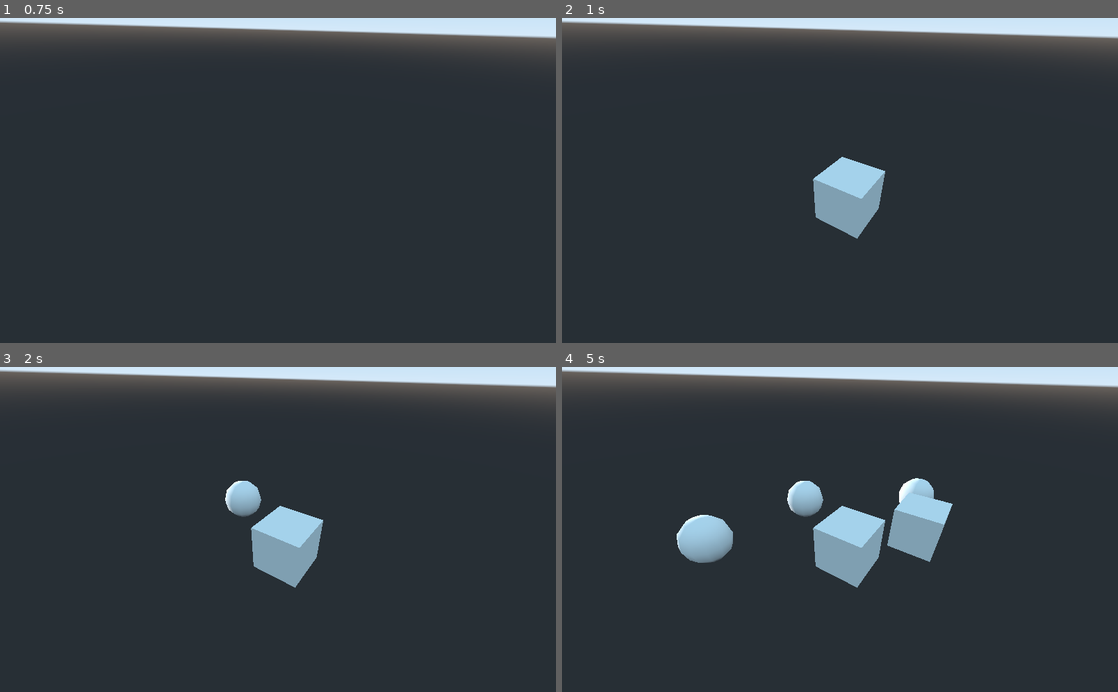
Above: before the commit, frames 1-4 (two rows, left to right).
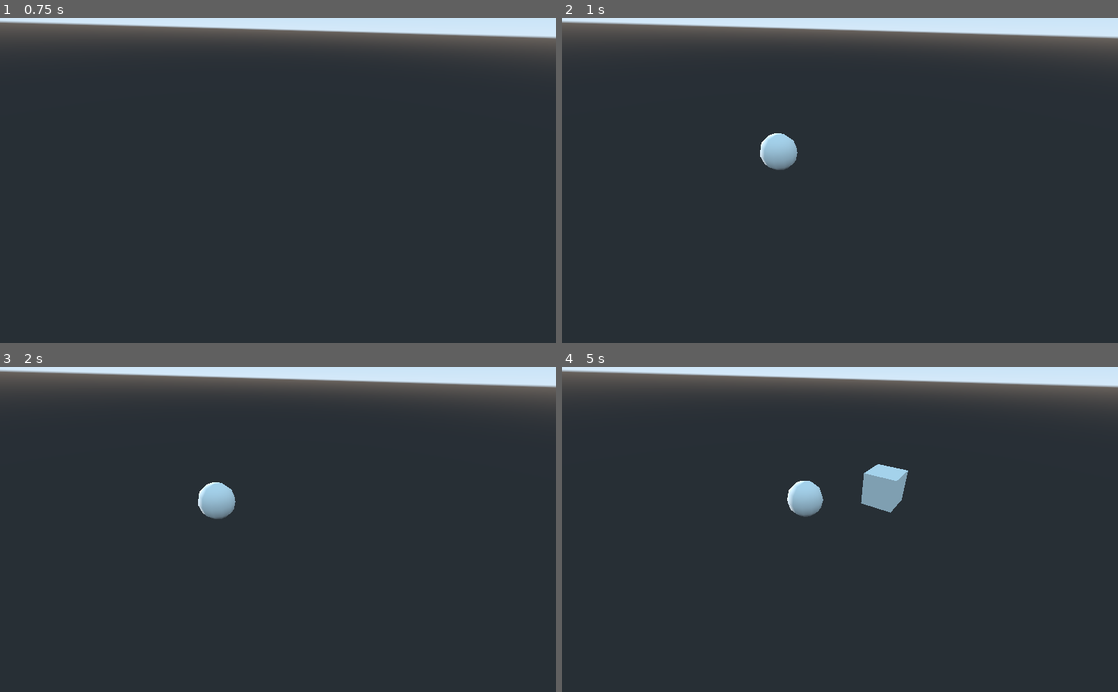
Above: after the commit, the same moments.

Repository: Marcin-sys/gameculling2
Game: Godot game, scene res://scenes/object_spawning_test.tscn
Same seed, same stepped clock (60 frames per second), same inputs: the game is played once before the commit and once after it.
Inputs:
- Up to frame 1 (0.75 s): tap Enter at 0.5 s
- Up to frame 2 (1 s): no input
- Up to frame 3 (2 s): tap Space at 1.25 s
- Up to frame 4 (5 s): tap Enter at 2.75, 4.25 s; tap Space at 3.5 s

Frame 1 is identical in both runs. In frame 2, 2.9% of the frame differs, in the area x 35-59%, y 35-68%; in frame 3, 3.3%; in frame 4, 6.2%, in the area x 20-71%, y 29-68%.

Commit message:
Fix typo & whitespace. Changed new object will deletes the earlier created object (the same type).

Diff:
--- a/Gameculling/assets/code/spawner.gd
+++ b/Gameculling/assets/code/spawner.gd
@@ -4,34 +4,30 @@
 var cylinder_scene = preload("res://scenes/cylinder.tscn")
 var sphere_scene = preload("res://scenes/sphere.tscn")
 
-var Node_counter = 0	# For counting the number of objects on the screen
-const TIME_SPAN = 1     # Time period till function spawn another object
-var time_left = 0		# Timer
+var node_counter = 0					# For counting the number of objects on the screen
+const TIME_SPAN = 1    					# Time period till function spawn another object
+var time_left = 0						# Timer
+var rng = RandomNumberGenerator.new()  	# Make seed for number.
+var list								# Make list of object's.
+
 
 # Called when the node enters the scene tree for the first time_left.
-#func _ready():
-#	var cube_node = cube_scene.instance()
-#	self.add_child(cube_node)
-
+func _ready():
+	rng.randomize()
+	list = [cube_scene.instance(), cylinder_scene.instance(), sphere_scene.instance()]
 
 # Called every frame. 'delta' is the elapsed time_left since the previous frame.
 func _process(delta):
-	# Make seed fo number.
-	var rng = RandomNumberGenerator.new()
-	rng.randomize()
-
-	# Make list of object's.
-	var list = [ cube_scene.instance() , cylinder_scene.instance() , sphere_scene.instance() ]
-
 
 	time_left += delta
+
 	if time_left > TIME_SPAN:
-		if  Node_counter < 10:
-			var drawned = list[randi() % list.size()]
-			var random_position = Vector3(rng.randi_range(1,10) , 0, rng.randi_range(1,10) )
-			drawned.set_translation(random_position)
-			self.add_child(drawned)
-			Node_counter += 1
+		if  node_counter < 10:
+			var temporary_object = list[randi() % list.size()]
+			var random_position = Vector3(rng.randi_range(1,10), 0, rng.randi_range(1,10))
+			temporary_object.set_translation(random_position)
+			self.add_child(temporary_object)
+			node_counter += 1
 			# Reset time_left.
 			time_left = 0
 	else:
